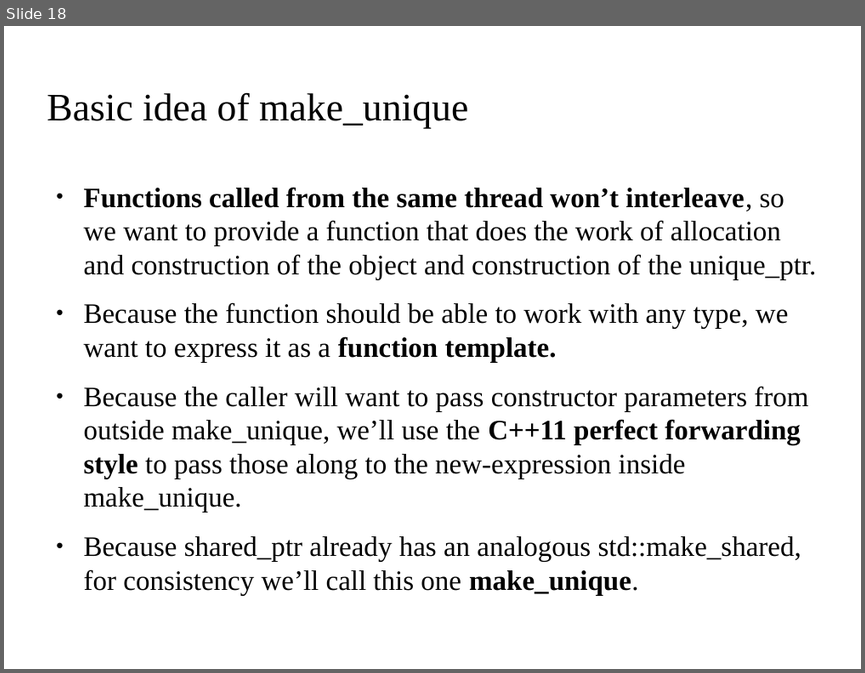
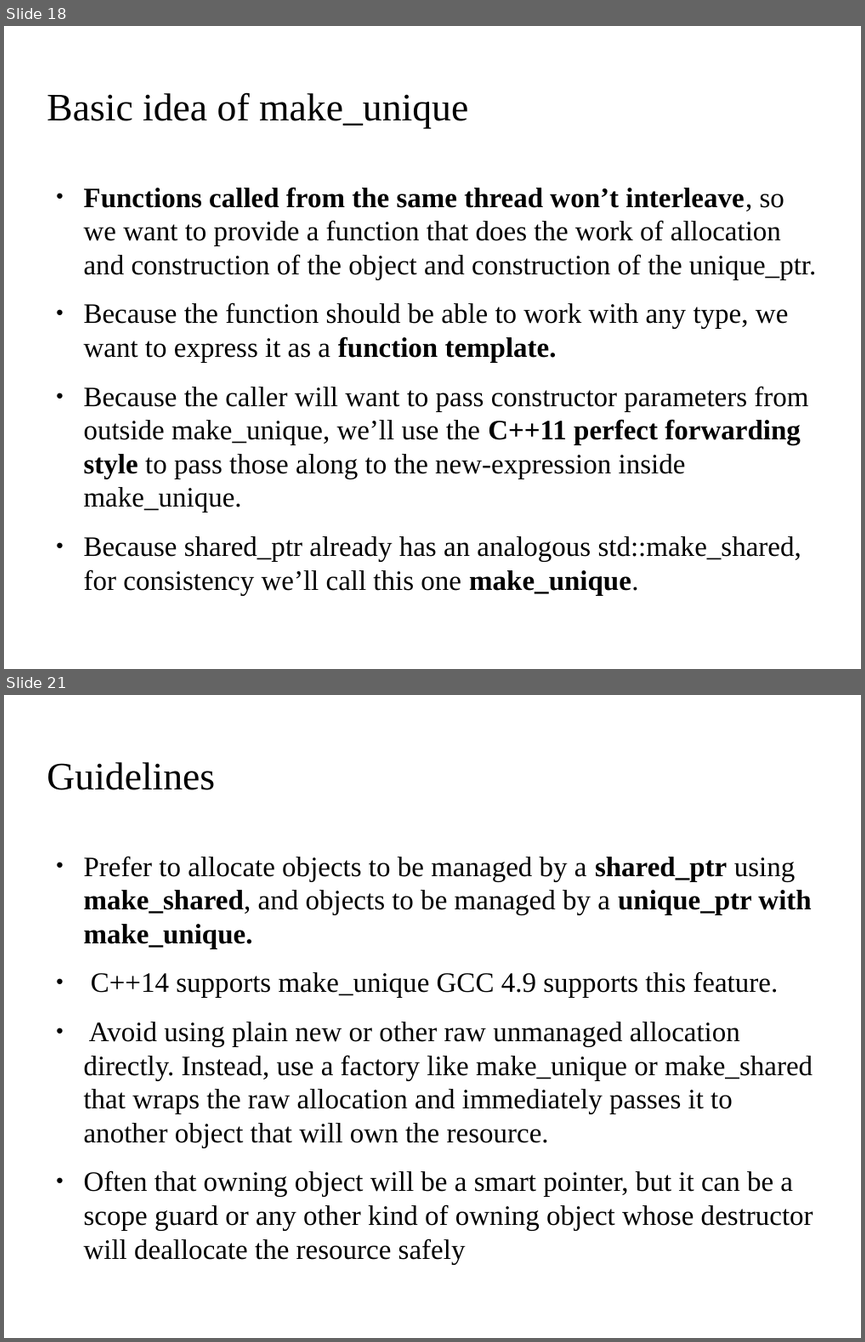
Before and after one commit to kks32/cpp-software-development, a slide deck: Ex10_Exception_Handling_II/Ex10_Exception_Handling_II.odp. Shown one above the other, each under a label of ours: slide 18 before the commit, slides 18 and 21 after it; the slides between them are not shown. The pictures are 865x673 and 865x1342 pixels, drawn with LibreOffice and Linux fonts; fonts in the diff are those of the drawing; background and template pictures are left out. Boxes give left, top, right and bottom in pixels: in the first picture for what was removed or moved away, otherwise in the second. Text is boxed around its words. In the diff, an @@ line names an element or a change of style, - is before the commit and + after.

```diff
--- a/Ex10_Exception_Handling_II/Ex10_Exception_Handling_II.odp
+++ b/Ex10_Exception_Handling_II/Ex10_Exception_Handling_II.odp
@@ slide 21 added at (4, 695, 861, 1338), background picture (left out) @@
@@ title added at (46, 762, 215, 790), 36 pt, text #000000 @@
+Guidelines
@@ text added at (84, 856, 813, 1231), 26 pt, text #000000 @@
+● Prefer to allocate objects to be managed by a shared_ptr using make_shared, and objects to be managed by a unique_ptr with make_unique.
+● C++14 supports make_unique GCC 4.9 supports this feature.
+● Avoid using plain new or other raw unmanaged allocation directly. Instead, use a factory like make_unique or make_shared that wraps the raw allocation and immediately passes it to another object that will own the resource.
+● Often that owning object will be a smart pointer, but it can be a scope guard or any other kind of owning object whose destructor will deallocate the resource safely
```
Also in this commit, not shown: 3 other slides added, 1 other file.
